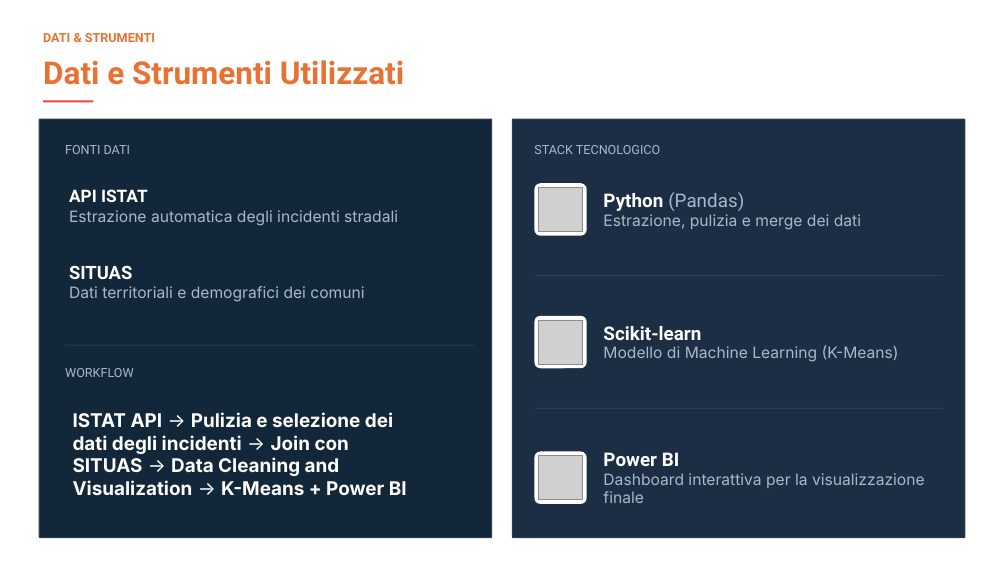
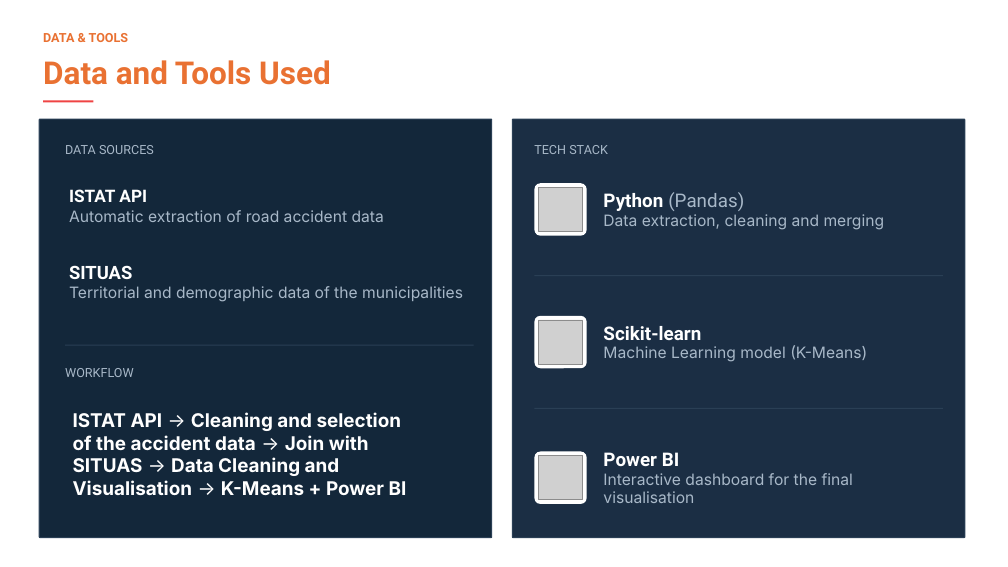
Before and after one commit to francesco-mauro/capston_project_final, a slide deck: slide 2 of Slide deck capstone project.pptx. Drawn at 1008x567 pixels with LibreOffice and Linux fonts; fonts in the diff are those of the drawing; grey boxes stand for pictures. Boxes give left, top, right and bottom in pixels: in the first picture for what was removed or moved away, otherwise in the second. Text is boxed around its words. In the diff, an @@ line names an element or a change of style, - is before the commit and + after.

```diff
--- a/Slide deck capstone project.pptx
+++ b/Slide deck capstone project.pptx
@@ text at (x1=43, y1=33, x2=129, y2=42): text changed @@
-DATI & STRUMENTI
+DATA & TOOLS
@@ text at (x1=43, y1=60, x2=331, y2=85): text changed @@
-Dati e Strumenti Utilizzati
+Data and Tools Used
@@ text at (x1=65, y1=145, x2=154, y2=154): text changed @@
-FONTI DATI
+DATA SOURCES
@@ text at (x1=534, y1=145, x2=608, y2=154): text changed @@
-STACK TECNOLOGICO
+TECH STACK
@@ text at (x1=69, y1=189, x2=147, y2=202): text changed @@
-API ISTAT
+ISTAT API
@@ text at (x1=69, y1=210, x2=384, y2=222): text changed @@
-Estrazione automatica degli incidenti stradali
+Automatic extraction of road accident data
@@ text at (x1=603, y1=214, x2=885, y2=230): text changed @@
-Estrazione, pulizia e merge dei dati
+Data extraction, cleaning and merging
@@ text at (x1=69, y1=286, x2=463, y2=302): text changed @@
-Dati territoriali e demografici dei comuni
+Territorial and demographic data of the municipalities
@@ text at (x1=603, y1=345, x2=867, y2=362): text changed @@
-Modello di Machine Learning (K-Means)
+Machine Learning model (K-Means)
@@ text at (x1=73, y1=412, x2=407, y2=495): text changed @@
-ISTAT API → Pulizia e selezione dei dati degli incidenti → Join con SITUAS → Data Cleaning and Visualization → K-Means + Power BI
+ISTAT API → Cleaning and selection of the accident data → Join with SITUAS → Data Cleaning and Visualisation → K-Means + Power BI
@@ text at (x1=603, y1=473, x2=853, y2=503): text changed @@
-Dashboard interattiva per la visualizzazione finale
+Interactive dashboard for the final visualisation
```
Also in this commit, not shown: 3 other slides changed, 1 slide added, 1 slide removed, 2 other files.
